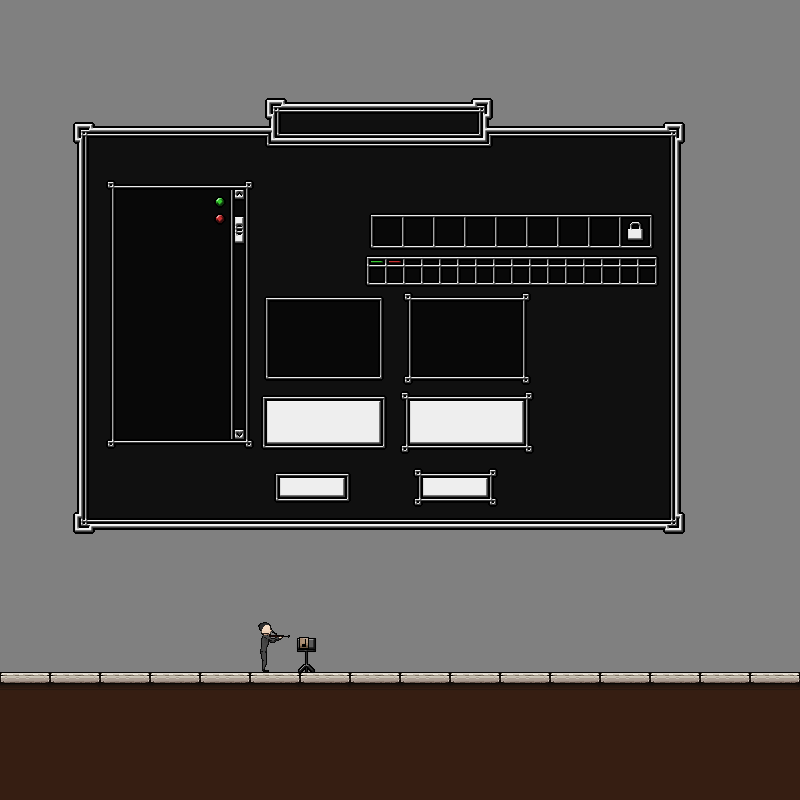
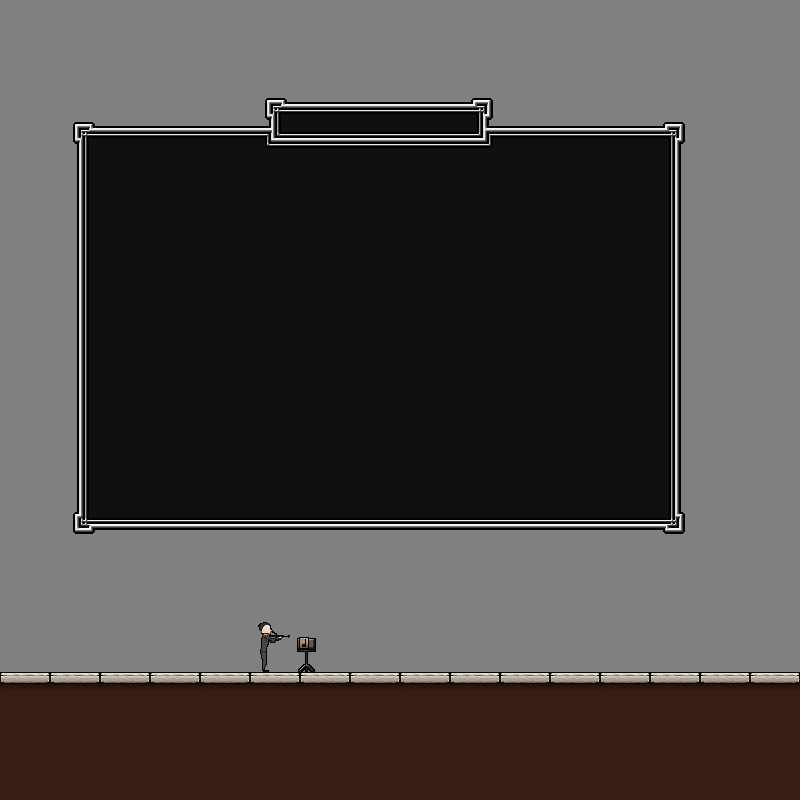
Revision of a layered 800 × 800 image; what changed, layer by layer:
hid group "Elements" (11 layers) over (108, 182, 657, 505)
